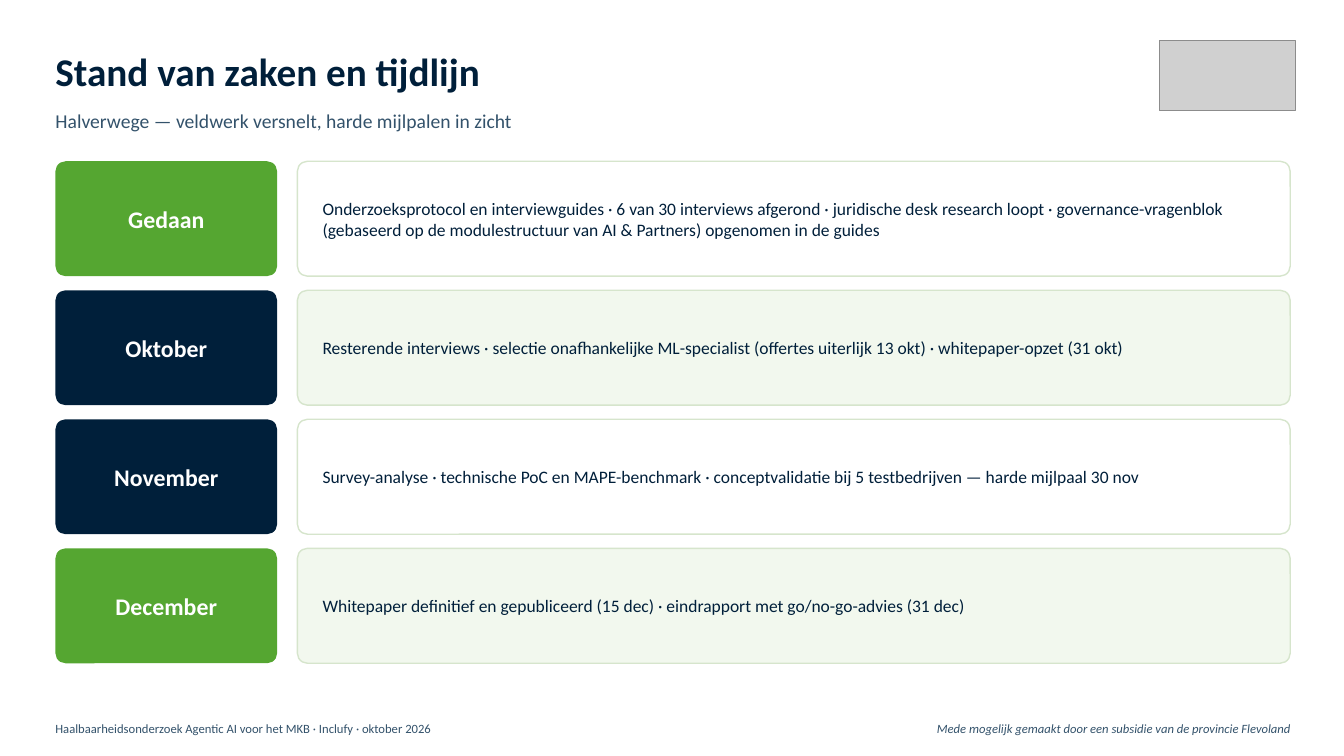
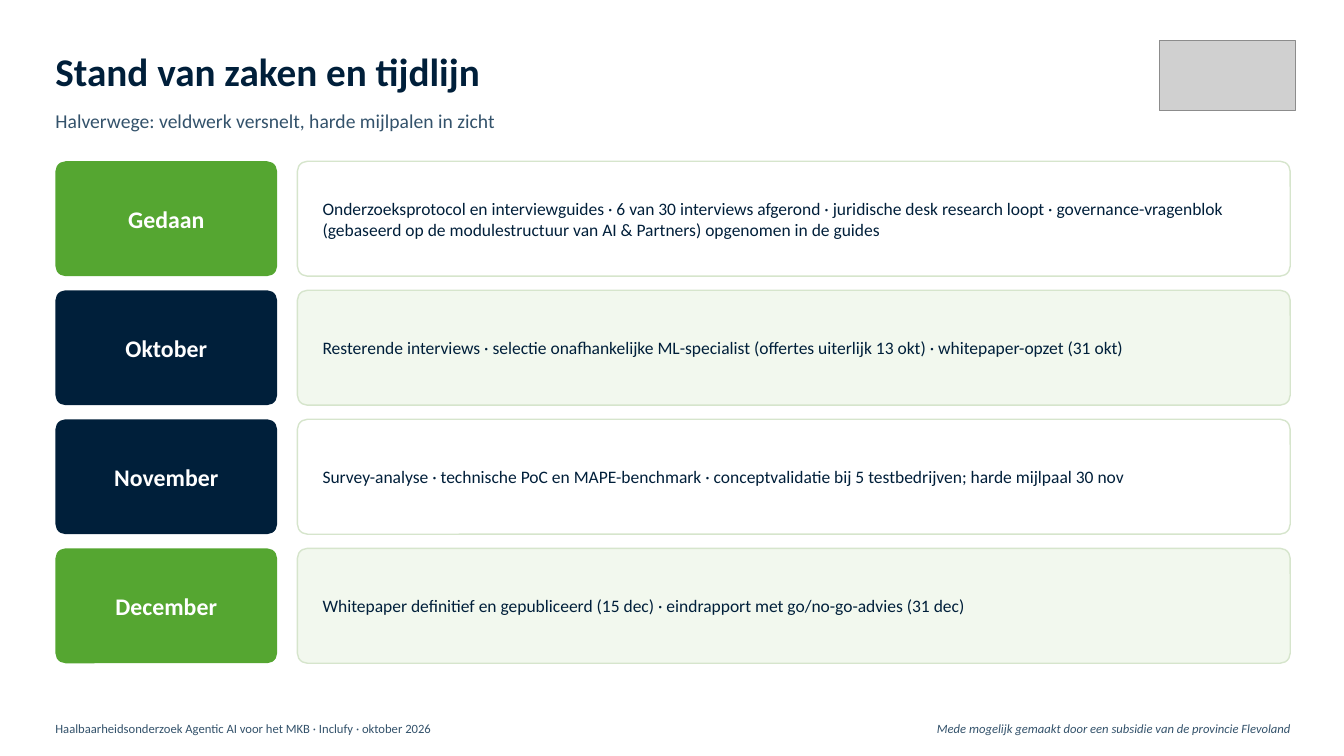
Before and after one commit to Inclufy/legal, a slide deck: slide 4 of MIT-28436/communicatie/Onderzoekssamenvatting_AgenticAI_Inclufy.pptx. Drawn at 1344x756 pixels with LibreOffice and Linux fonts; fonts in the diff are those of the drawing; grey boxes stand for pictures. Boxes give left, top, right and bottom in pixels: in the first picture for what was removed or moved away, otherwise in the second. Text is boxed around its words. In the diff, an @@ line names an element or a change of style, - is before the commit and + after.

```diff
--- a/MIT-28436/communicatie/Onderzoekssamenvatting_AgenticAI_Inclufy.pptx
+++ b/MIT-28436/communicatie/Onderzoekssamenvatting_AgenticAI_Inclufy.pptx
@@ text at [55,114,494,132]: text changed @@
-Halverwege — veldwerk versnelt, harde mijlpalen in zicht
+Halverwege: veldwerk versnelt, harde mijlpalen in zicht
@@ text at [323,471,1124,486]: text changed @@
-Survey-analyse · technische PoC en MAPE-benchmark · conceptvalidatie bij 5 testbedrijven — harde mijlpaal 30 nov
+Survey-analyse · technische PoC en MAPE-benchmark · conceptvalidatie bij 5 testbedrijven; harde mijlpaal 30 nov
```
Also in this commit, not shown: 4 other slides changed, 1 other file.
